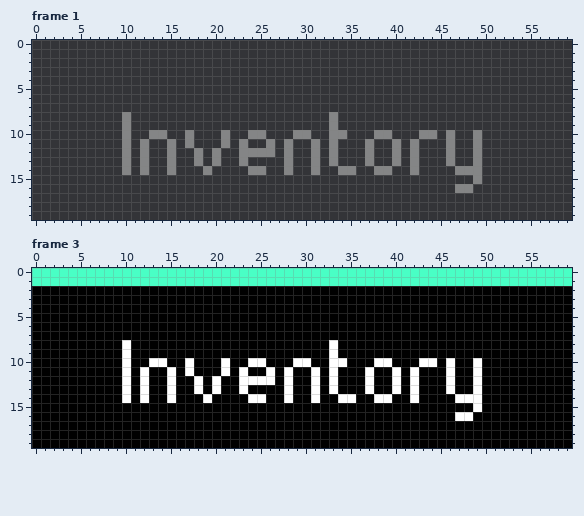
Pixel-art file -- ase/GUI/inventoryButton.ase. That is the earlier state.
60x20 pixels, 3 frames. Shown: frame 1, frame 3. The commit also changed other frames, which this record leaves out.
After the commit:
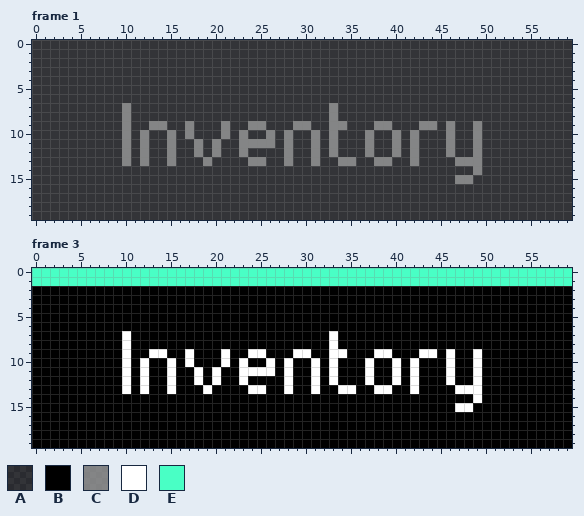
Palette (. is transparent): A #00000047  B #000000  C #9a9a9abd  D #ffffff  E #49ffc5
Commit: Menu Buttons Fix, Oracle Implementation
The edit:
Changed rows in their new state; - is an unchanged pixel.
Frame 1, layer "Font":
first column x 10:
 7 C----------------------C----------------
 9 ---CC--C---C--CC---CC---C---CC---CC-C--C
10 --CAAC-------CAAC-CAAC--A--CAAC-CAA-----
11 -------AC-CA--CC------------------------
12 --------------AAA-----------------------
13 --------ACA--ACC-------ACC-ACCA-----ACC-
14 A-A--A---A----AA--A--A--AA--AA--A----AA-
15 -------------------------------------CCA
16 -------------------------------------AA-
Frame 3, layer "Font":
first column x 10:
 7 D----------------------D----------------
 9 ---DD--D---D--DD---DD---D---DD---DD-D--D
10 --DBBD-------DBBD-DBBD--B--DBBD-DBB-----
11 -------BD-DB--DD------------------------
12 --------------BBB-----------------------
13 --------BDB--BDD-------BDD-BDDB-----BDD-
14 B-B--B---B----BB--B--B--BB--BB--B----BB-
15 -------------------------------------DDB
16 -------------------------------------BB-
Changed places in both pictures, as pixel boxes (x1, y1, x2, y2):
changed: (122, 103, 482, 193)
changed: (122, 331, 482, 421)
